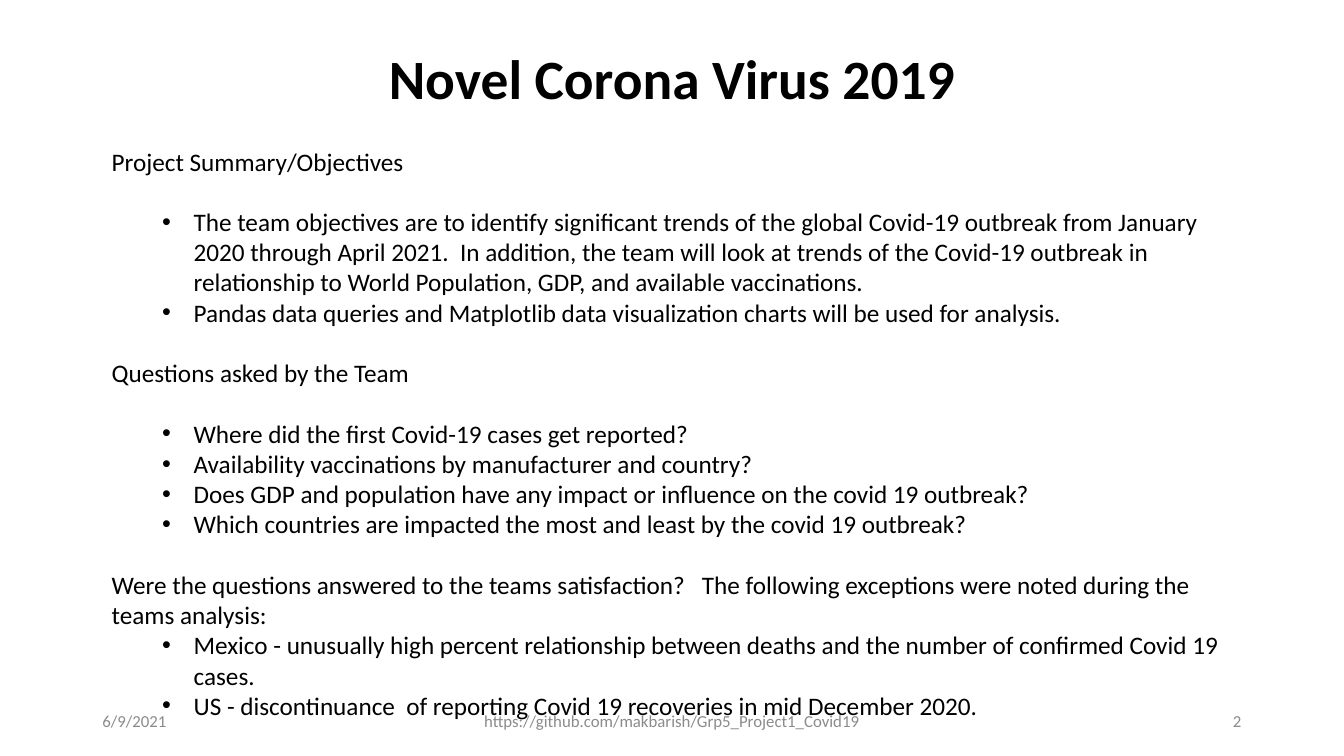
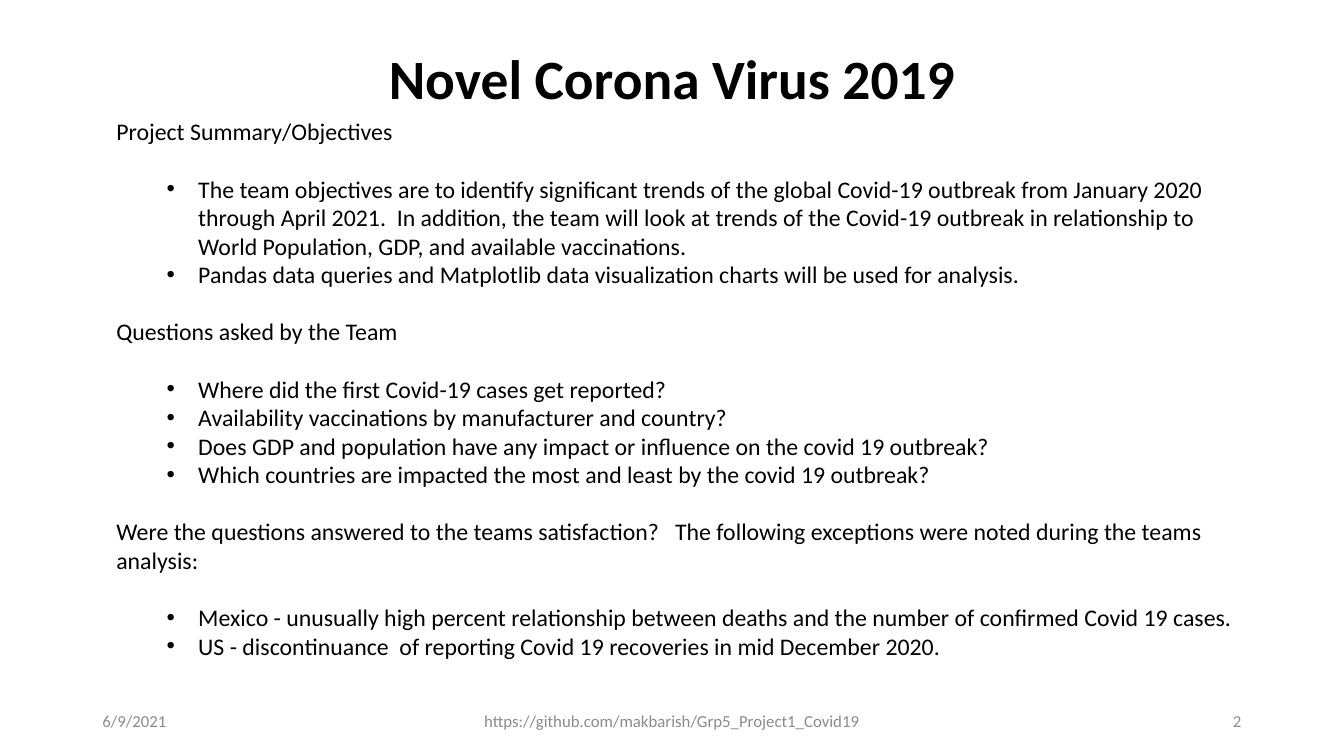
Before and after one commit to makbarish/Grp5_Project1_Covid19, a slide deck: slide 2 of Clay/Novel_Corona_Virus_2019_v2.pptx. Drawn at 1344x756 pixels with LibreOffice and Linux fonts; fonts in the diff are those of the drawing. Boxes give left, top, right and bottom in pixels: in the first picture for what was removed or moved away, otherwise in the second. Text is boxed around its words. In the diff, an @@ line names an element or a change of style, - is before the commit and + after.

```diff
--- a/Clay/Novel_Corona_Virus_2019_v2.pptx
+++ b/Clay/Novel_Corona_Virus_2019_v2.pptx
@@ text "Project Summary/Objectives": place and size @@
-text "Project Summary/Objectives" at (112,153,1218,721)
+text "Project Summary/Objectives" at (116,123,1231,659)
@@ text "Project Summary/Objectives" at (116,123,1231,659): size 18 to 17 pt @@
```
Also in this commit, not shown: 9 other slides changed, 2 slides added.
